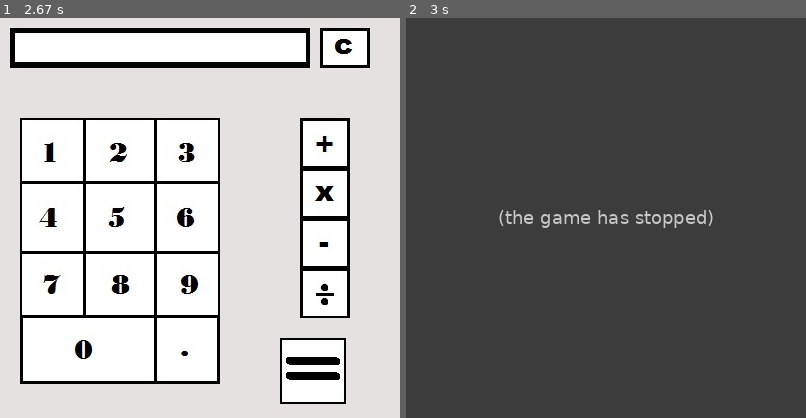
Above: before the commit, frames 1-2 (left to right).
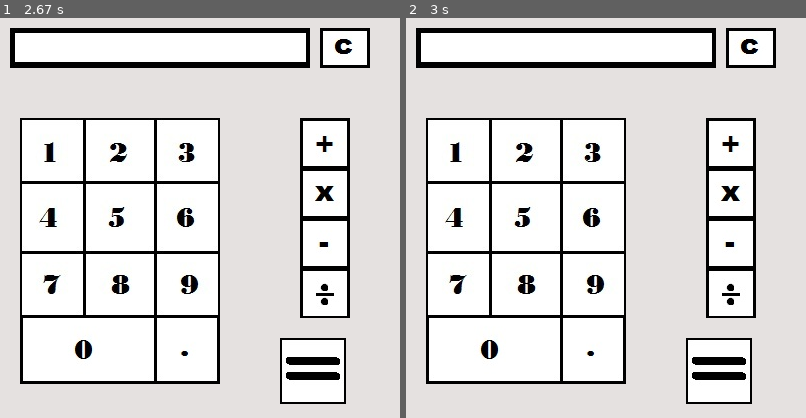
Above: after the commit, the same moments.

Repository: Regedit1/Pygame-Calculator
Game: pygame game, started from calculator.py
Same seed, same stepped clock (60 frames per second), same inputs: the game is played once before the commit and once after it. The source is Python 2; it was converted automatically to run under Python 3.
Inputs (mouse positions are in pixels of both pictures, inside the frame that each line leads up to):
- Up to frame 1 (2.67 s): click (344, 50) at 0.38 s; click (200, 242) at 0.72 s; click (120, 250) at 1.55 s
- Up to frame 2 (3 s): click (710, 282) at 2.88 s

Frame 1 is identical in both runs. In frame 2, 100% of the frame differs, in the area x 0-100%, y 0-100%.
Error before the commit: AttributeError: 'NoneType' object has no attribute 'append' (calculator.py line 111); the game stopped at 2.88 s (later frames are placeholders)

Commit message:
developed calculation system

Diff:
--- a/calculator.py
+++ b/calculator.py
@@ -14,12 +14,12 @@
 equals = pygame.image.load("equals.jpg").convert()
 clearbutton = pygame.image.load("clearbutton.jpg").convert()
 forn = "num"
-func = " "
+func = []
 inputnum = 1  #checks to see if a funtion has been called
 firstin = []
 secondin = []
-spare = []
 answer = 0
+tocalc = ["no"]
 def funcornum(x,y): #tests to see if user input is a number or a function
     if x > 20 and x < 220 and y > 100 and y < 366:
         print "number"
@@ -30,9 +30,7 @@
     elif y > 10 and y < 50 and x > 320 and x < 370:#tests for clear button
         print "function"
         forn = "function"
-    elif y > 320 and y < 386 and x > 280 and x < 346:#tests for equal button
-        print "function"
-        forn = "function"
+
     else:
         forn = "neither"
     return forn
@@ -93,25 +91,26 @@
 
 def whichfunction(y, x):
     if y > 250 and y < 300:
-        func = " / "
+        func = [" / "]
     elif y > 200 and y < 250:
-        func = " - "
+        func = [" - "]
     elif y > 150 and y < 200:
-        func = " * "
+        func = [" * "]
     elif y > 100 and y < 150:
-        func = " + "
+        func = [" + "]
     elif y > 10 and y < 50 and x > 320 and x < 370:
-        func = "Clear"
-    elif y > 320 and y < 386 and x > 280 and x < 346:
-        func = "Calc"
-    return func
+        func = ["Clear"]
+    return func,
+def timetocal():
+    if y > 320 and y < 386 and x > 280 and x < 346:
+        tocalc = ["Calc"]
+        return tocalc[0]
 
 def calc(firstin,secondin,func):
-    spare = firstin.append(func)
-    spare = spare.append(spare)
+    spare = firstin + secondin + func
     answer = eval("".join(spare))
-    firstin = "".split(answer)
-    return firstin, answer
+    firstin = "".split(str(answer))
+    return firstin
 
 
 #Game loop
@@ -131,24 +130,25 @@
                     print toprint.replace(" ","")
                 if inputnum == 2:
                     secondin.append(number)
-                    toprint = " ".join(firstin)
+                    toprint = " ".join(secondin)
                     print toprint.replace(" ","")
 
             if forn == "function":
                 print "its a function"
                 func = whichfunction(y, x)
-                print func
-                if func != "Clear" and func !="Calc":
+                print func[0]
+                if func[0] != "Clear" and tocalc[0] !="Calc":
                     if inputnum == 1:
                         inputnum = 2
-                    if inputnum == 2:
-                        calc(firstin, secondin, func)
-                if func == "Clear":
+
+                elif func[0] == "Clear":
                     firstin, secondin = [],[]
                     inputnum = 1
-                if func == "Calc":
-                    firstin, answer = calc(firstin, secondin, func)
-                    print answer
+
+            if timetocal() == "Calc":
+                firstin = calc(firstin, secondin, func)
+                print firstin
+                tocalc = ["no"]
 
 
 
